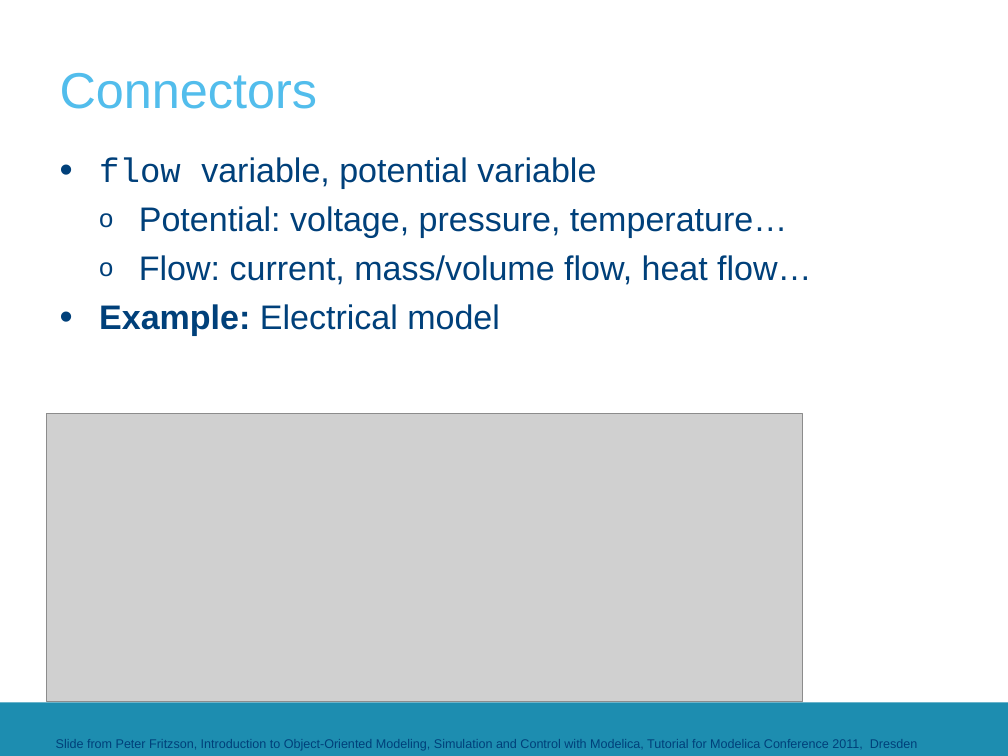
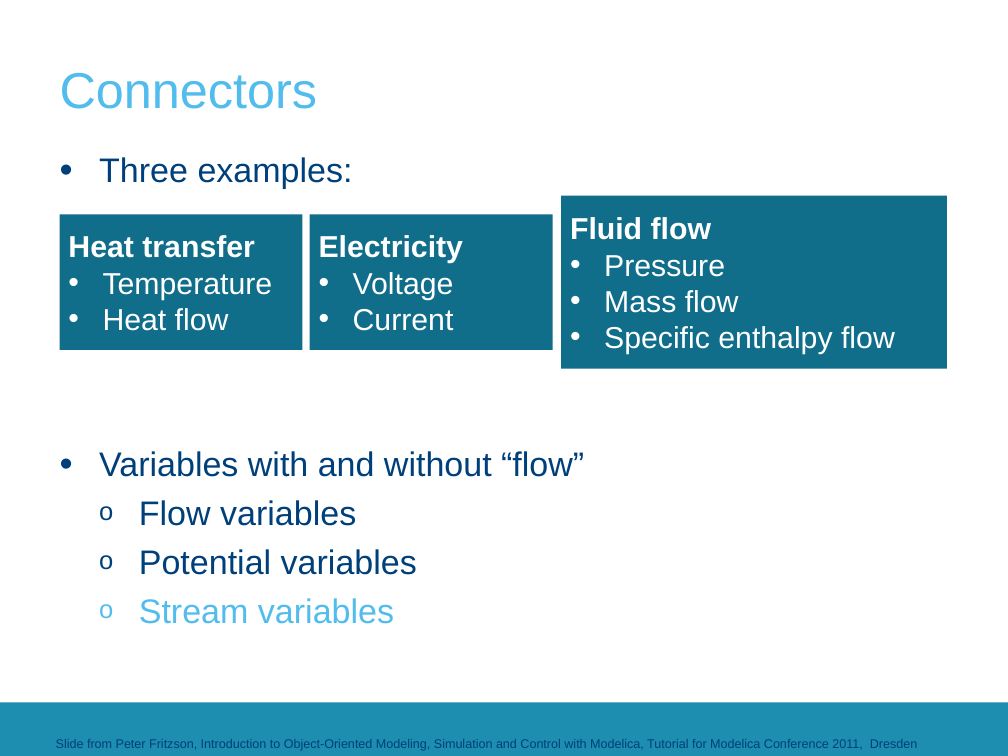
Before and after one commit to open-ideas/__CrashCourse__, a slide deck: slide 31 of 2017-2018/Presentations/CrashCourse_2016.pptx (slide 27 before the commit). Drawn at 1008x756 pixels with LibreOffice and Linux fonts; fonts in the diff are those of the drawing; grey boxes stand for pictures; background and template pictures are left out. Boxes give left, top, right and bottom in pixels: in the first picture for what was removed or moved away, otherwise in the second. Text is boxed around its words. In the diff, an @@ line names an element or a change of style, - is before the commit and + after.

Commit message:
Update slides

```diff
--- a/2017-2018/Presentations/CrashCourse_2016.pptx
+++ b/2017-2018/Presentations/CrashCourse_2016.pptx
@@ text at [99,157,584,624]: text changed @@
-• flow variable, potential variable
-  o Potential: voltage, pressure, temperature…
-  o Flow: current, mass/volume flow, heat flow…
-• Example: Electrical model
+• Three examples:
+• Variables with and without “flow”
+  o Flow variables
+  o Potential variables
+  o Stream variables
@@ rectangle added at [562,196,947,369], fill #116E8A, 24 pt, text #FFFFFF @@
+Fluid flow
+• Pressure
+• Mass flow
+• Specific enthalpy flow
@@ rectangle added at [60,214,303,350], fill #116E8A, 24 pt, text #FFFFFF @@
+Heat transfer
+• Temperature
+• Heat flow
@@ rectangle added at [309,214,553,350], fill #116E8A, 24 pt, text #FFFFFF @@
+Electricity
+• Voltage
+• Current
@@ picture removed at [47,414,803,702] @@
```
Also in this commit, not shown: 14 other slides changed, 14 slides added, 10 slides removed.
